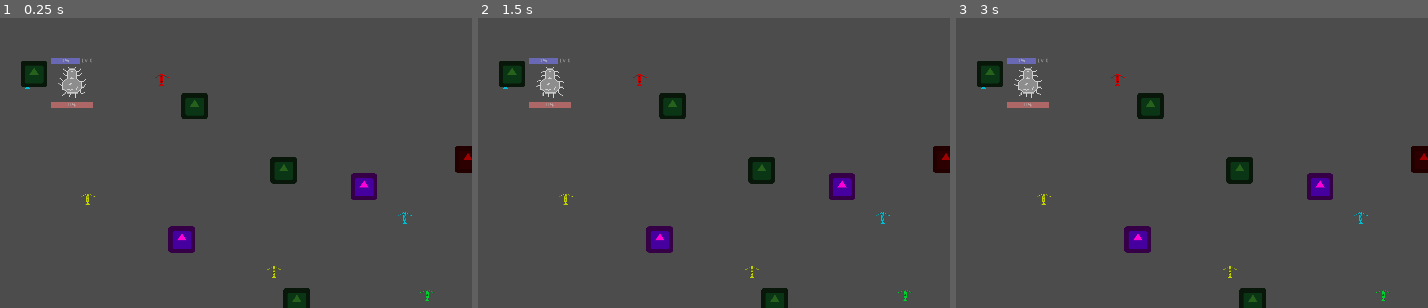
Above: before the commit, frames 1-3 (left to right).
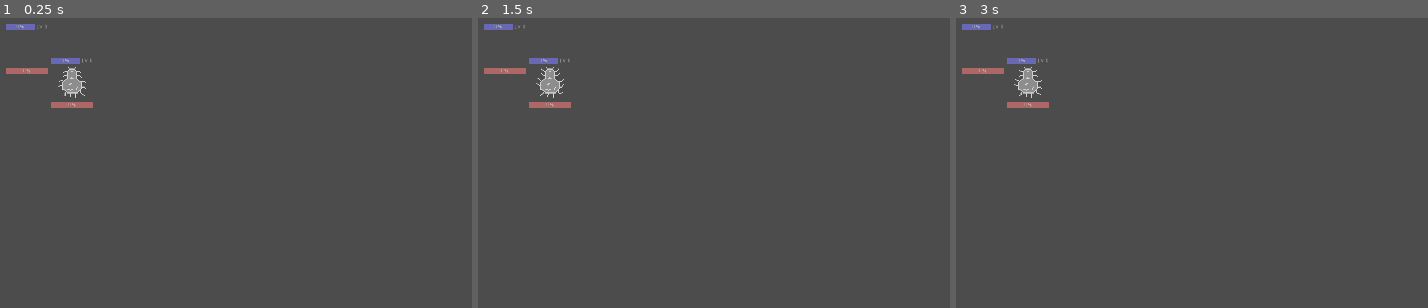
Above: after the commit, the same moments.

Repository: Werkaninchen/milchbroetchen
Game: Godot game, scene res://Level/TestLevel.tscn
The game is run twice, just before and just after one commit, with the same random seed, the same clock (stepped at 60 frames per second) and the same inputs. This scene is started directly instead of the project's main scene. The engine's default icon, where the game draws it, is replaced by a stand-in: a white triangle on a blue panel in a dark square.
Inputs (mouse positions are in pixels of both pictures, inside the frame that each line leads up to):
- Up to frame 1 (0.25 s): no input
- Up to frame 2 (1.5 s): tap Enter at 0.5 s; move the mouse to (728, 61) at 0.52 s; tap Space at 1.25 s; move the mouse to (outside the picture) at 1.27 s
- Up to frame 3 (3 s): tap Enter at 2 s; move the mouse to (outside the picture) at 2.02 s; tap Space at 2.75 s; move the mouse to (989, 171) at 2.77 s

The runs differ from the first frame. In frame 1, 3.7% of the frame differs, in the area x 1-100%, y 2-100%; in frame 2, 3.7%; in frame 3, 3.7%.
Error in both runs: Invalid get index 'player' (on base: 'Node2D'). (res://character/Hud/CharacterHud.gd:13)

Commit message:
Fixed interpolation bug

Diff:
--- a/godot/Enemy/Bacteria/Enemy.gd
+++ b/godot/Enemy/Bacteria/Enemy.gd
@@ -1,4 +1,4 @@
-extends KinematicBody2D
+	extends KinematicBody2D
 
 const Character = preload("res://character/Character.gd")
 export var  MAX_SPEED = 500
@@ -49,11 +49,13 @@
 			patrol()
 
 func patrol():
-	if patrol_step < 4:
+	if patrol_step < 10:
+		print("Patrol: %s" % [str(patrol_step)] )
 		move_to(get_patrol_point())
 		patrol_step += 1
 	else:
 		patrol_step = 0
+		print("resetting patrol")
 		move_to(spawn_point)
 
 # ====================
@@ -65,6 +67,8 @@
 	queue_free()
 	yield(get_tree().create_timer(death_explosion.lifetime), "timeout")
 	get_parent().queue_free()
+
+
 func get_patrol_point():
 	var radius = player_detector.shape.radius
 	var angle = deg2rad(rand_range(0,360))
@@ -74,7 +78,7 @@
 	var distance = global_position.distance_to(target_pos)
 	var lerp_velocity = rand_range(MAX_SPEED/3,(MAX_SPEED))
 	var time = distance / lerp_velocity
-	tweener.interpolate_property(self, "position", global_position, target_pos, time, Tween.TRANS_LINEAR, Tween.EASE_IN)
+	tweener.interpolate_property(get_parent(), "position", global_position, target_pos, time, Tween.TRANS_LINEAR, Tween.EASE_IN)
 	tweener.start()
 
 func steer():
@@ -95,24 +99,25 @@
 # ====================
 
 func on_player_detected(body):
-	if not body is Character:
-		return
-	character = body
-	if character.is_stinky:
-		current_state = state.FLEE
-	else:
-		current_state = state.CHASE
-	tweener.stop_all()
-	set_physics_process(true)
-
+	if body is Character:
+		print("is character")
+		character = body
+		if character.is_stinky:
+			current_state = state.FLEE
+		else:
+			current_state = state.CHASE
+		tweener.stop_all()
+		set_physics_process(true)
 
 func on_player_exit(body):
-	if not body is Character:
-		return
-	set_physics_process(false)
-	tweener.resume_all()
-	current_state = state.PATROL
-	handle_state()
+	if body is Character:
+		if body == character:
+			set_physics_process(false)
+			if current_state != state.PATROL:
+				tweener.reset_all()
+
+				current_state = state.PATROL
+			handle_state()
 
 func _on_movement_tween_completed(object, key):
 	yield(get_tree().create_timer(rand_range(1,3)), "timeout")
--- a/godot/Enemy/Bacteria/Enemy.tscn
+++ b/godot/Enemy/Bacteria/Enemy.tscn
@@ -96,6 +96,7 @@
 }
 
 [node name="Tween" type="Tween" parent="Properties"]
+
 [connection signal="body_entered" from="Properties/PlayerDetector" to="Properties" method="on_player_detected"]
 [connection signal="body_exited" from="Properties/PlayerDetector" to="Properties" method="on_player_exit"]
-[connection signal="tween_completed" from="Properties/Tween" to="." method="_on_movement_tween_completed"]
+[connection signal="tween_completed" from="Properties/Tween" to="Properties" method="_on_movement_tween_completed"]
--- a/godot/Level/TestLevel.tscn
+++ b/godot/Level/TestLevel.tscn
@@ -1,11 +1,16 @@
 [gd_scene load_steps=3 format=2]
 
 [ext_resource path="res://character/Character.tscn" type="PackedScene" id=1]
-[ext_resource path="res://consumables/Consumables.tscn" type="PackedScene" id=2]
+[ext_resource path="res://character/Hud/CharacterHud.tscn" type="PackedScene" id=2]
 
 [node name="TestLevel" type="Node2D"]
 
 [node name="Character" parent="." instance=ExtResource( 1 )]
 position = Vector2( 108.601, 81.4506 )
 
+[node name="CharacterHud" parent="Character" instance=ExtResource( 2 )]
+
+[node name="Camera2D" type="Camera2D" parent="Character"]
+current = true
+
 [node name="Consumables" parent="." instance=ExtResource( 2 )]
--- a/godot/StartScreen/StartScreen.tscn
+++ b/godot/StartScreen/StartScreen.tscn
@@ -12,8 +12,8 @@
 anchor_bottom = 1.0
 
 [node name="GameName" type="Label" parent="VBC"]
-margin_right = 1920.0
-margin_bottom = 610.0
+margin_right = 1024.0
+margin_bottom = 336.0
 size_flags_vertical = 3
 size_flags_stretch_ratio = 3.0
 text = "BacteriaWars"
@@ -21,9 +21,9 @@
 valign = 1
 
 [node name="Info" type="Label" parent="VBC"]
-margin_top = 614.0
-margin_right = 1920.0
-margin_bottom = 664.0
+margin_top = 340.0
+margin_right = 1024.0
+margin_bottom = 368.0
 size_flags_vertical = 3
 size_flags_stretch_ratio = 0.25
 text = "Last Bacteria standing."
@@ -31,14 +31,14 @@
 valign = 1
 
 [node name="HBC" type="HBoxContainer" parent="VBC"]
-margin_top = 668.0
-margin_right = 1920.0
-margin_bottom = 871.0
+margin_top = 372.0
+margin_right = 1024.0
+margin_bottom = 484.0
 size_flags_vertical = 3
 
 [node name="Player1" type="Label" parent="VBC/HBC"]
-margin_right = 958.0
-margin_bottom = 203.0
+margin_right = 510.0
+margin_bottom = 112.0
 size_flags_horizontal = 3
 size_flags_vertical = 3
 text = "Please Press Start"
@@ -46,9 +46,9 @@
 valign = 1
 
 [node name="Player2" type="Label" parent="VBC/HBC"]
-margin_left = 962.0
-margin_right = 1920.0
-margin_bottom = 203.0
+margin_left = 514.0
+margin_right = 1024.0
+margin_bottom = 112.0
 size_flags_horizontal = 3
 size_flags_vertical = 3
 text = "Please Press Start"
@@ -56,14 +56,14 @@
 valign = 1
 
 [node name="HBC2" type="HBoxContainer" parent="VBC"]
-margin_top = 875.0
-margin_right = 1920.0
-margin_bottom = 1080.0
+margin_top = 488.0
+margin_right = 1024.0
+margin_bottom = 600.0
 size_flags_vertical = 3
 
 [node name="Player3" type="Label" parent="VBC/HBC2"]
-margin_right = 958.0
-margin_bottom = 205.0
+margin_right = 510.0
+margin_bottom = 112.0
 size_flags_horizontal = 3
 size_flags_vertical = 3
 text = "Please Press Start"
@@ -71,9 +71,9 @@
 valign = 1
 
 [node name="Player4" type="Label" parent="VBC/HBC2"]
-margin_left = 962.0
-margin_right = 1920.0
-margin_bottom = 205.0
+margin_left = 514.0
+margin_right = 1024.0
+margin_bottom = 112.0
 size_flags_horizontal = 3
 size_flags_vertical = 3
 text = "Please Press Start"
--- a/godot/character/Character.gd
+++ b/godot/character/Character.gd
@@ -90,7 +90,7 @@
 
 var current_state = state.IDLE
 
-var is_stinky = false
+var is_stinky = true
 
 var id
 
--- a/godot/character/Character.tscn
+++ b/godot/character/Character.tscn
@@ -1,13 +1,12 @@
-[gd_scene load_steps=9 format=2]
+[gd_scene load_steps=8 format=2]
 
 [ext_resource path="res://character/Character.gd" type="Script" id=1]
 [ext_resource path="res://character/playerAnimation/player00.png" type="Texture" id=2]
 [ext_resource path="res://character/playerAnimation/player02.png" type="Texture" id=3]
 [ext_resource path="res://character/playerAnimation/player01.png" type="Texture" id=4]
 [ext_resource path="res://character/Controller/GamepadController.gd" type="Script" id=5]
-[ext_resource path="res://character/Hud/CharacterHud.tscn" type="PackedScene" id=6]
 
-[sub_resource type="SpriteFrames" id=2]
+[sub_resource type="SpriteFrames" id=1]
 animations = [ {
 "frames": [ ExtResource( 2 ) ],
 "loop": true,
@@ -29,17 +28,16 @@
 [node name="Sprite" type="AnimatedSprite" parent="."]
 position = Vector2( 0.245622, -0.219316 )
 scale = Vector2( 0.7, 0.7 )
-frames = SubResource( 2 )
+frames = SubResource( 1 )
 animation = "moving"
-frame = 3
+frame = 1
 playing = true
 
 [node name="CollisionShape2D" type="CollisionShape2D" parent="."]
-shape = SubResource( 1 )
+shape = SubResource( 2 )
 
 [node name="GamepadController" type="Node" parent="."]
 script = ExtResource( 5 )
 
 [node name="Camera2D" type="Camera2D" parent="."]
 current = true
-[node name="CharacterHud" parent="." instance=ExtResource( 6 )]
--- a/godot/project.godot
+++ b/godot/project.godot
@@ -21,9 +21,9 @@
 
 [autoload]
 
+Game="*res://Game.gd"
+SceneChanger="*res://SceneChanger.gd"
 enums="*res://global/enums.gd"
-SceneChanger="*res://SceneChanger.gd"
-Game="*res://Game.gd"
 
 [display]
 
Not shown: 1 places in godot/character/Character.tscn that only renumber resources
